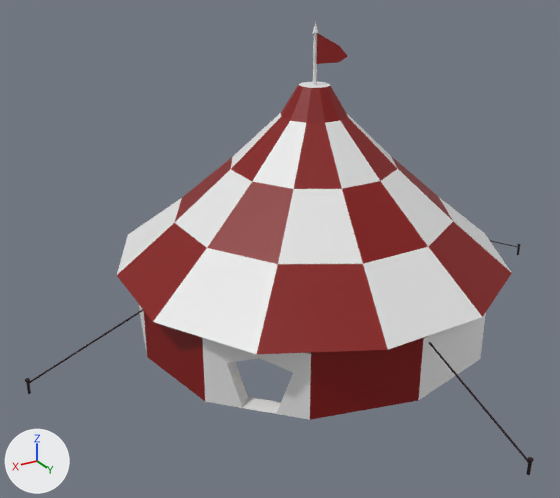
Renders of the FBX model VRCarnivalFix/Assets/Models/Circus Tent with lights.fbx from each side of a commit.
One viewpoint serves both versions: a camera (50 mm lens) standing at (5.18, 9.34, 7.53) and looking at (0.44, 1.45, 3.58). Arrows for +X, +Y and +Z are at lower left; the lights stay in place. Where no turn or scale is listed for an object, it has been applied to the vertices.

Script lines for the objects in view, before the commit:
```python
me_cylinder_001 = bpy.data.meshes.new('Cylinder.001')
me_cylinder_001.from_pydata(...)  # 65 vertices, 63 faces; spans x -0.037..0.037, y -0.034..0.652, z -0.361..0.479
# faces by material slot: [2, 61]
me_cylinder_001.materials.append(mat_material_004)  # red #850300
me_cylinder_001.materials.append(mat_material_001)  # white #e7e7e7
me_cylinder_044 = bpy.data.meshes.new('Cylinder.044')
me_cylinder_044.from_pydata(...)  # 324 vertices, 300 faces; spans x -2.55..2.52, y -2.61..2.47, z -0.43..2.71
# faces by material slot: [132, 168]
me_cylinder_044.materials.append(mat_material_003)  # white #e7e7e7
me_cylinder_044.materials.append(mat_material_004)  # red #850300
ob_cylinder_001 = bpy.data.objects.new('Cylinder.001', me_cylinder_044)
ob_cylinder_001.location = (-0.04, 1.44, 2.91)
ob_cylinder_002 = bpy.data.objects.new('Cylinder.002', me_cylinder_001)
ob_cylinder_002.location = (-0.08, 1.4, 5.88)
```
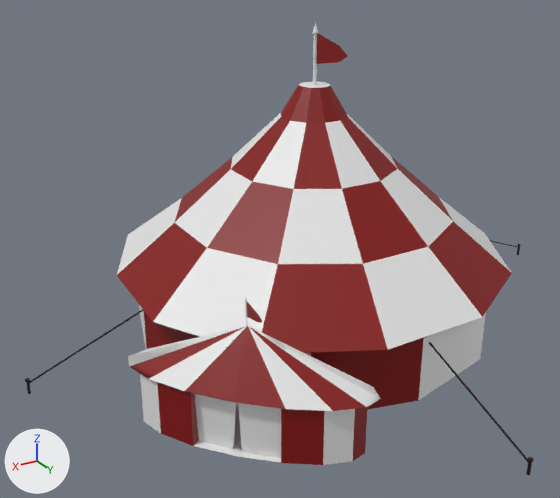
Where the change shows, as pixel boxes [x1, y1, x2, y2] in the pictures (560 x 498 px):
'Cone', added: after [128, 326, 381, 465]
    faces in mat_material_148 (red #850300): [130, 326, 367, 465]
    faces in mat_material_149 (white #e7e7e7): [128, 326, 381, 465]
    faces in mat_material_004 (red #850300): [132, 326, 367, 462]
    faces in mat_material_001 (white #e7e7e7): [129, 326, 380, 463]
'Cone.001', added: after [195, 394, 281, 458]
'Cylinder.008', added: after [245, 298, 262, 327]
    faces in mat_material_147 (red #850300): [247, 302, 262, 323]

Edits to the bpy script that builds the scene:
```text
Add mat_material_149:
    mat_material_149 = principled_material('Material.149')
    mat_material_149.base_color = (0.8, 0.8, 0.8)  # white #e7e7e7
Add mat_material_147:
    mat_material_147 = principled_material('Material.147')
    mat_material_147.base_color = (0.234, 0.000949, 0.0)  # red #850300
Add mat_material_146:
    mat_material_146 = principled_material('Material.146')
    mat_material_146.base_color = (0.8, 0.8, 0.8)  # white #e7e7e7
Add mat_material_148:
    mat_material_148 = principled_material('Material.148')
    mat_material_148.base_color = (0.234, 0.000949, 0.0)  # red #850300
Add me_cone_004:
    me_cone_004.from_pydata(...)  # 578 vertices, 512 faces; spans x -0.106..0.624, y -0.194..0.639, z -0.919..-0.249
    me_cone_004.materials.append(mat_material_149)  # white #e7e7e7
Add me_cylinder_006:
    me_cylinder_006.from_pydata(...)  # 65 vertices, 63 faces; spans x -0.011..0.011, y -0.016..0.318, z -0.176..0.234
    # faces by material slot: [61, 2]
    me_cylinder_006.materials.append(mat_material_146)  # white #e7e7e7
    me_cylinder_006.materials.append(mat_material_147)  # red #850300
Add me_cone_003:
    me_cone_003.from_pydata(...)  # 369 vertices, 385 faces; spans x -1.0..0.98, y -1.07..1.05, z -0.95..0.32
    # faces by material slot: [140, 49, 143, 53]
    me_cone_003.materials.append(mat_material_004)  # red #850300
    me_cone_003.materials.append(mat_material_001)  # white #e7e7e7
    me_cone_003.materials.append(mat_material_148)  # red #850300
    me_cone_003.materials.append(mat_material_149)  # white #e7e7e7
Add ob_cone_001:
    ob_cone_001 = bpy.data.objects.new('Cone.001', me_cone_004)
    ob_cone_001.location = (1.91, 3.29, 3.41)
Add ob_cylinder_008:
    ob_cylinder_008 = bpy.data.objects.new('Cylinder.008', me_cylinder_006)
    ob_cylinder_008.location = (1.94, 3.29, 3.86)
Add ob_cone:
    ob_cone = bpy.data.objects.new('Cone', me_cone_003)
    ob_cone.location = (1.94, 3.31, 3.44)
```
